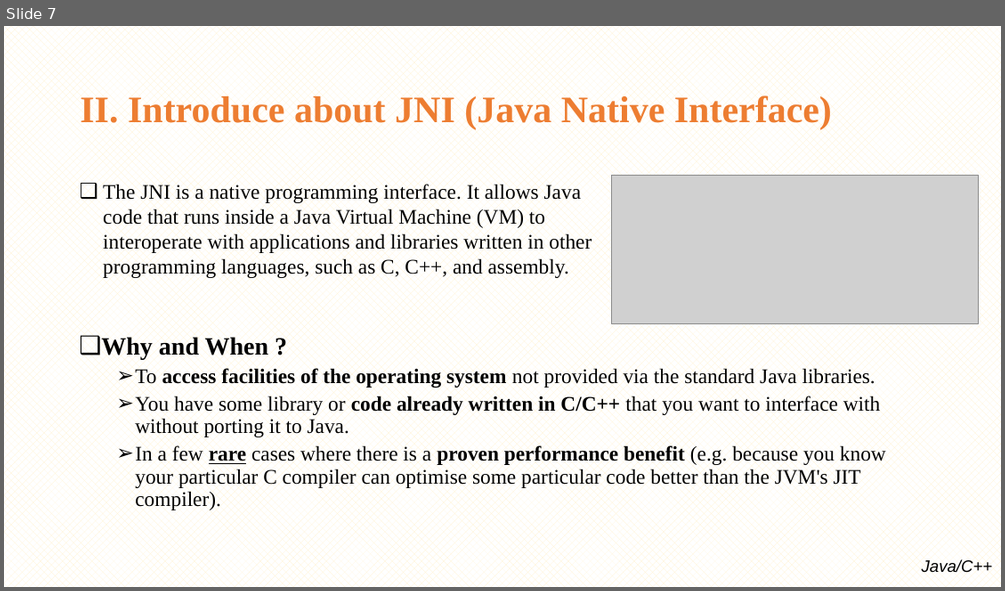
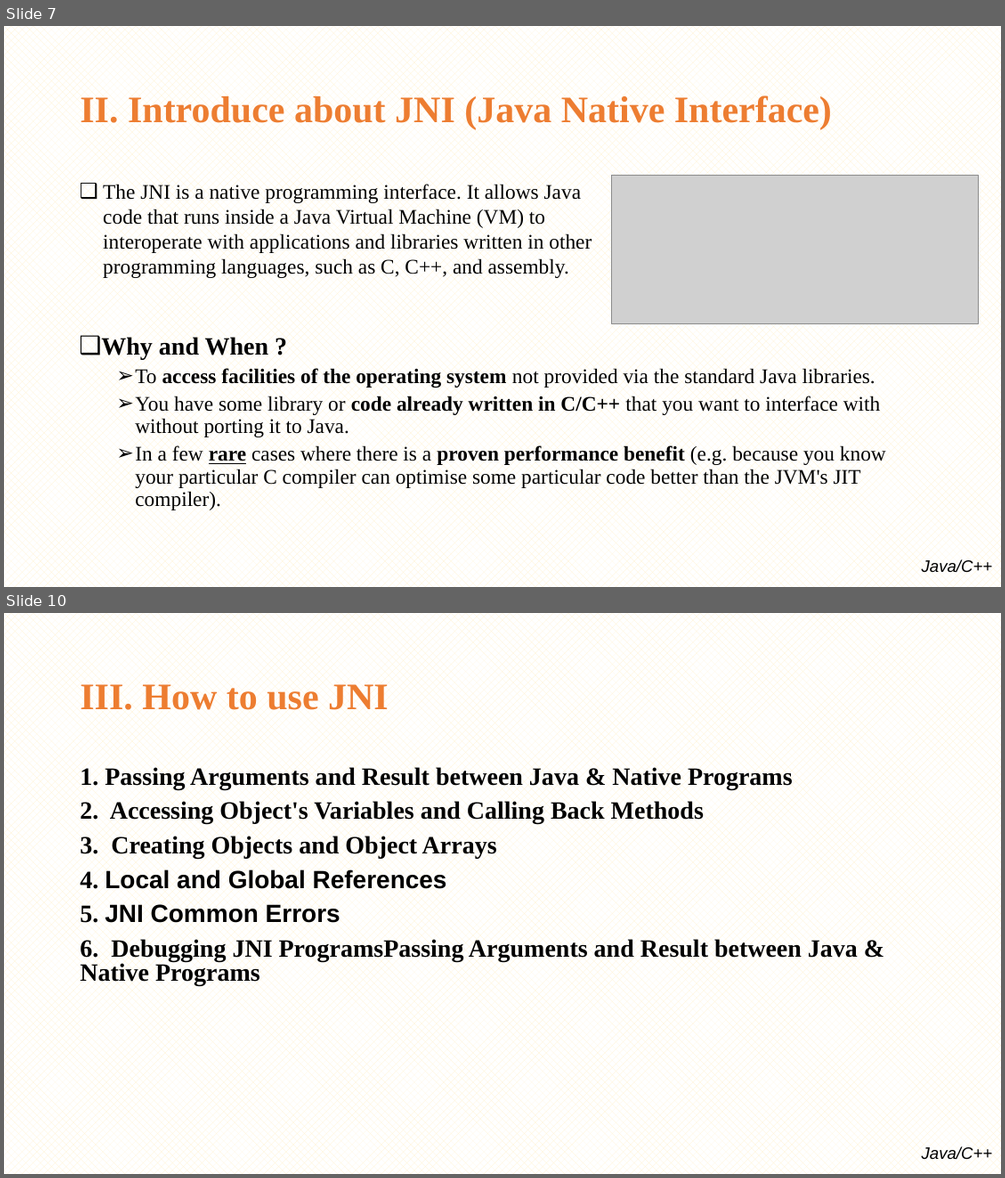
Before and after one commit to minhthedt/hello-world, a slide deck: Training/Java native interface(JNI).pptx. Shown one above the other, each under a label of ours: slide 7 before the commit, slides 7 and 10 after it; the slides between them are not shown. The pictures are 1005x591 and 1005x1178 pixels, drawn with LibreOffice and Linux fonts; fonts in the diff are those of the drawing; grey boxes stand for pictures; background and template pictures are left out. Boxes give left, top, right and bottom in pixels: in the first picture for what was removed or moved away, otherwise in the second. Text is boxed around its words. In the diff, an @@ line names an element or a change of style, - is before the commit and + after.

```diff
--- a/Training/Java native interface(JNI).pptx
+++ b/Training/Java native interface(JNI).pptx
@@ slide 10 added at (x1=4, y1=613, x2=1001, y2=1174), background pattern #FFF2CC on #FFFFFF; not listed: 1 template element that a slide beside it also shows @@
@@ title added at (x1=80, y1=684, x2=388, y2=710), 36 pt, text #ED7D31, bold @@
+III. How to use JNI
@@ text added at (x1=80, y1=767, x2=858, y2=985), 24 pt, text #000000, bold @@
+1. Passing Arguments and Result between Java & Native Programs
+2. Accessing Object's Variables and Calling Back Methods
+3. Creating Objects and Object Arrays
+4. Local and Global References
+5. JNI Common Errors
+6. Debugging JNI ProgramsPassing Arguments and Result between Java & Native Programs
```
Also in this commit, not shown: 1 slide changed, 16 other slides added.
